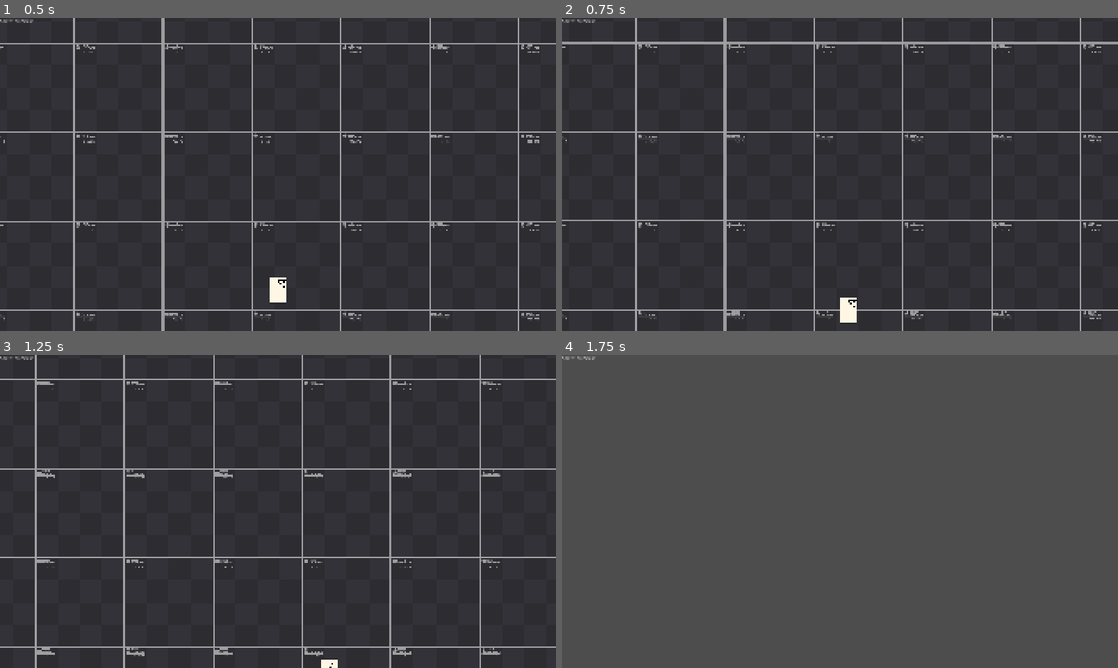
Above: before the commit, frames 1-4 (two rows, left to right).
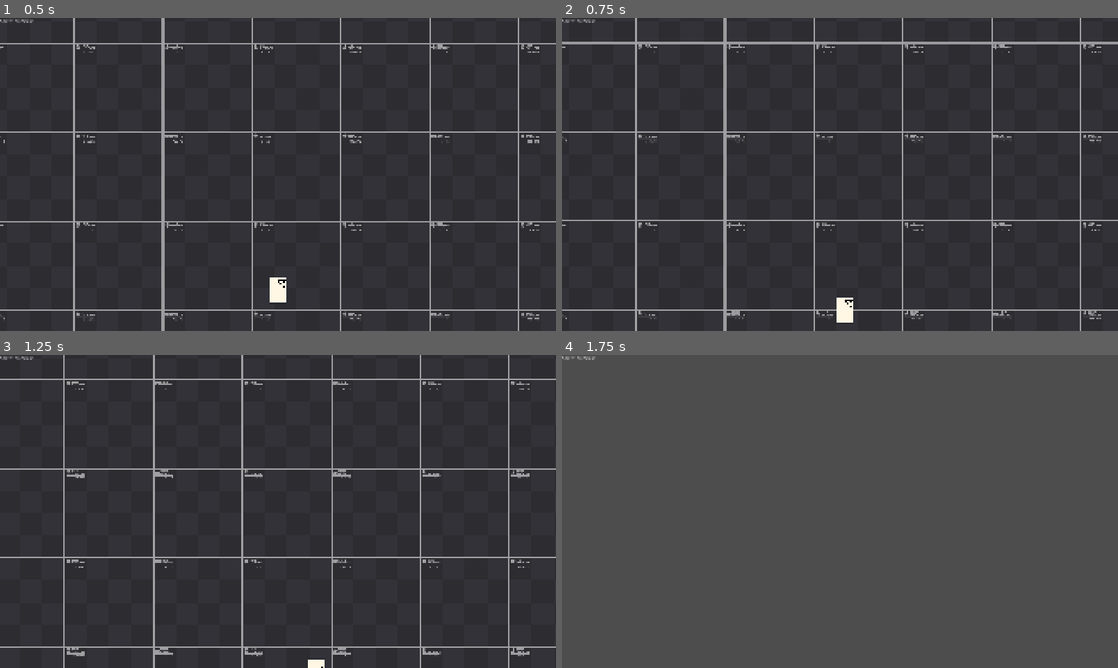
Above: after the commit, the same moments.

Repository: yasukawa426/2d-platformer-godot
Game: Godot game, scene res://scenes/main.tscn
The game is run twice, just before and just after one commit, with the same random seed, the same clock (stepped at 60 frames per second) and the same inputs.
Inputs (mouse positions are in pixels of both pictures, inside the frame that each line leads up to):
- Up to frame 1 (0.5 s): no input
- Up to frame 2 (0.75 s): move the mouse to (962, 158) at 0.52 s; hold D (move_right) from 0.53 s (still down); hold Space (jump) from 0.53 s (still down)
- Up to frame 3 (1.25 s): keep holding D (move_right); keep holding Space (jump)
- Up to frame 4 (1.75 s): keep holding D (move_right); move the mouse to (728, 527) at 1.27 s; release Space (jump) at 1.28 s; tap Space (jump) at 1.35, 1.52 s

Frame 1 is identical in both runs. In frame 2, 0.1% of the frame differs, in the area x 49-53%, y 89-98%; in frame 3, 5.4%, in the area x 6-96%, y 0-100%; in frame 4, nothing differs.

Commit message:
feat: add custom acceleration values for air control

Diff:
--- a/scenes/player/player.tscn
+++ b/scenes/player/player.tscn
@@ -62,6 +62,7 @@
 script = ExtResource("1_75vfm")
 
 [node name="Sprite" type="Node2D" parent="." unique_id=680137471]
+texture_filter = 5
 position = Vector2(0, 74)
 
 [node name="Sprite2D" type="Sprite2D" parent="Sprite" unique_id=1144674230]
--- a/scenes/player/state/State.gd
+++ b/scenes/player/state/State.gd
@@ -28,6 +28,12 @@
 const DECELERATION: float = ACCELERATION * 3
 ## Deceleration amount when the player isn't pressening anything. Friction I guess
 const IDLE_DECELERATION: float = ACCELERATION / 2
+
+const AIR_ACCELERATION: float = MAX_SPEED / 2 # pixels/s²
+## Deceleration when going in the opposite direction of the current movement.
+const AIR_DECELERATION: float = DECELERATION
+## Deceleration amount when the player isn't pressening anything. Friction I guess
+const AIR_IDLE_DECELERATION: float = AIR_ACCELERATION / 2
 
 ## Reference to the player so that the state can control it.
 var parent: Player
@@ -73,17 +79,20 @@
 ## Accelerates the player in the input direction.
 ## Applies stronger deceleration when reversing direction.
 ## Gradually slows the player to a stop when no direction is held.
-func apply_horizontal_movement(direction: float, delta: float):
+func apply_horizontal_movement(direction: float, air: bool, delta: float):
 	var velocity: Vector2 = parent.velocity
+	var acceleration = AIR_ACCELERATION if air else ACCELERATION
+	var deceleration = AIR_DECELERATION if air else DECELERATION
+	var idle_deceleration = AIR_IDLE_DECELERATION if air else IDLE_DECELERATION
 
 	if direction:
 		#it means we are trying to go in the oposite direction
 		if direction != signf(velocity.x):
-			velocity.x += direction * DECELERATION * delta # so the (des)acceleration is twice as strong
+			velocity.x += direction * deceleration * delta # so the (des)acceleration is twice as strong
 		else:
-			velocity.x += direction * ACCELERATION * delta
+			velocity.x += direction * acceleration * delta
 	else:
-		velocity.x = move_toward(velocity.x, 0, IDLE_DECELERATION * delta)
+		velocity.x = move_toward(velocity.x, 0, idle_deceleration * delta)
 
 	velocity.x = clamp(velocity.x, MAX_SPEED * -1, MAX_SPEED)
 
--- a/scenes/player/state/fall_state.gd
+++ b/scenes/player/state/fall_state.gd
@@ -7,7 +7,7 @@
 ## The multiplier to apply to the gravity when falling (make it fall faster, for example).
 @export var _fall_gravity_multiplier: float = 2
 @export var _coyote_time: float = 0.2
-@export var _jump_buffer_time: float = 0.2
+@export var _jump_buffer_time: float = 0.15
 
 var _coyote_timer: float = 0
 var _buffer_timer: float = 0
@@ -36,7 +36,7 @@
 		parent.velocity += _get_gravity() * delta * _fall_gravity_multiplier
 
 
-	apply_horizontal_movement(direction, delta)
+	apply_horizontal_movement(direction, true, delta)
 
 
 	parent.move_and_slide()
--- a/scenes/player/state/jump_state.gd
+++ b/scenes/player/state/jump_state.gd
@@ -30,7 +30,7 @@
 func process_physics(delta: float) -> State:
 	parent.velocity += _get_gravity() * delta
 	var direction: float = Input.get_axis("move_left", "move_right")
-	apply_horizontal_movement(direction, delta)
+	apply_horizontal_movement(direction, true, delta)
 
 
 	if not Input.is_action_pressed("jump") and _jump_timer <= 0:
--- a/scenes/player/state/move_state.gd
+++ b/scenes/player/state/move_state.gd
@@ -16,7 +16,7 @@
 ## Transitions to FallState if not on floor and to IdleState if there is no movement
 func process_physics(delta: float) -> State:
 	var direction: float = Input.get_axis("move_left", "move_right")
-	apply_horizontal_movement(direction, delta)
+	apply_horizontal_movement(direction, false, delta)
 
 	if abs(parent.velocity.x) >= MAX_SPEED * 0.9:
 		_change_animation(_animation_name, 1)
